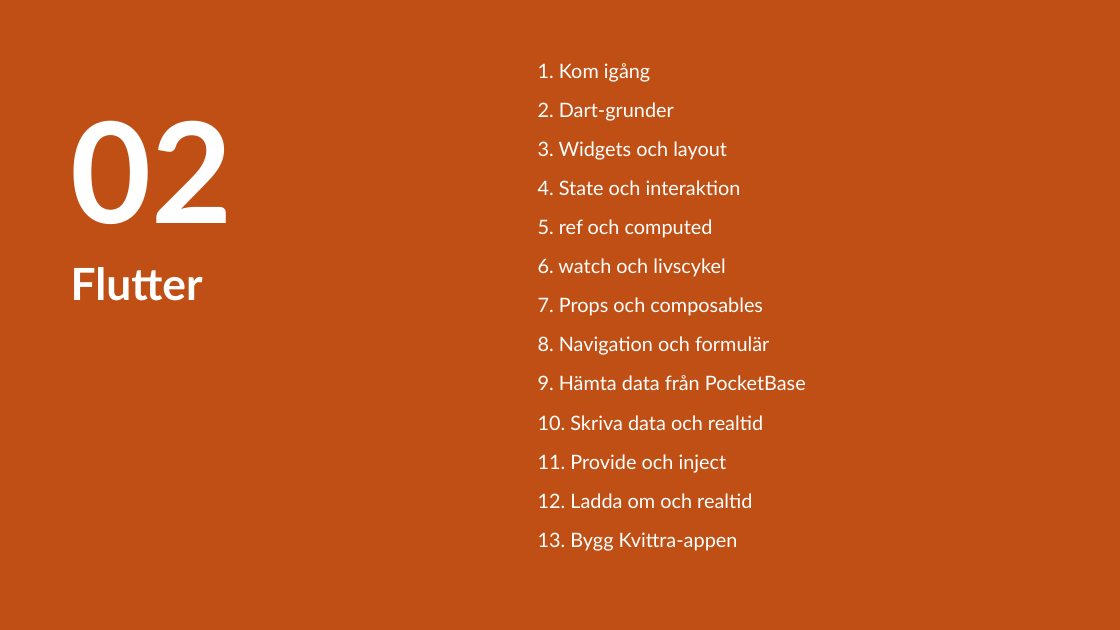
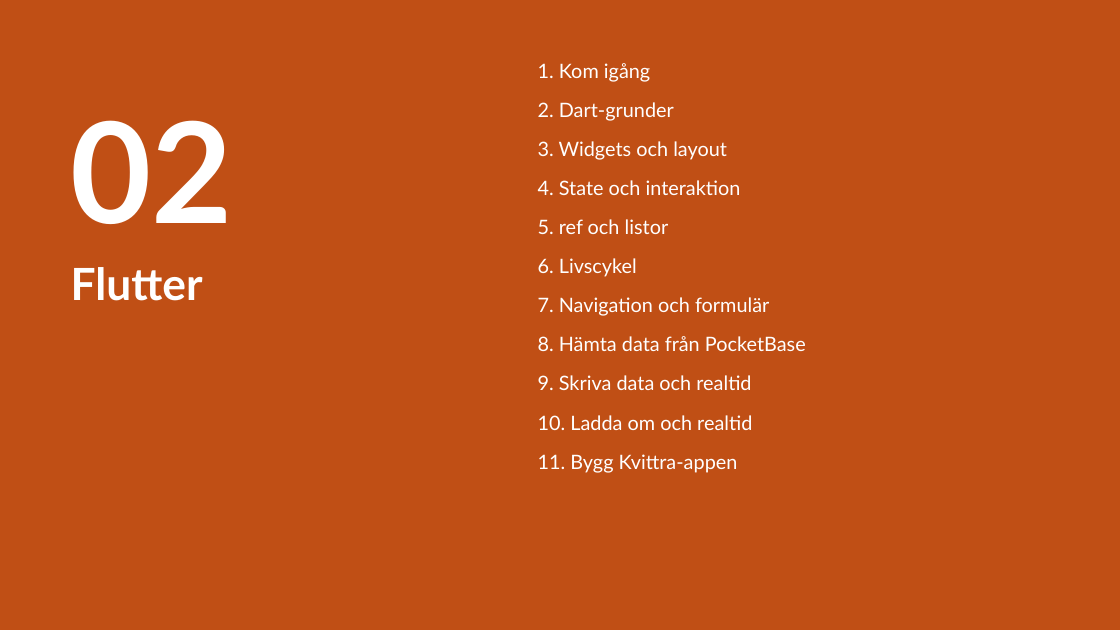
Before and after one commit to abbjetmus/pocketbase-flutter-kurs, a slide deck: slide 39 of Databaser och mobilapputveckling - sammanfattning.pptx. Drawn at 1120x630 pixels with LibreOffice and Linux fonts; fonts in the diff are those of the drawing. Boxes give left, top, right and bottom in pixels: in the first picture for what was removed or moved away, otherwise in the second. Text is boxed around its words. In the diff, an @@ line names an element or a change of style, - is before the commit and + after.

```diff
--- a/Databaser och mobilapputveckling - sammanfattning.pptx
+++ b/Databaser och mobilapputveckling - sammanfattning.pptx
@@ text at (538, 219, 669, 234): text changed @@
-5. ref och computed
+5. ref och listor
@@ text at (538, 258, 637, 277): text changed @@
-6. watch och livscykel
+6. Livscykel
@@ text at (538, 297, 769, 316): text changed @@
-7. Props och composables
+7. Navigation och formulär
@@ text at (538, 336, 806, 351): text changed @@
-8. Navigation och formulär
+8. Hämta data från PocketBase
@@ text at (538, 375, 751, 390): text changed @@
-9. Hämta data från PocketBase
+9. Skriva data och realtid
@@ text at (538, 415, 752, 430): text changed @@
-10. Skriva data och realtid
+10. Ladda om och realtid
@@ text at (538, 454, 738, 473): text changed @@
-11. Provide och inject
+11. Bygg Kvittra-appen
@@ text removed at (538, 493, 752, 508) @@
-12. Ladda om och realtid
@@ text removed at (538, 532, 738, 551) @@
-13. Bygg Kvittra-appen
```
Also in this commit, not shown: 28 other slides changed, 9 slides removed, 19 other files.
